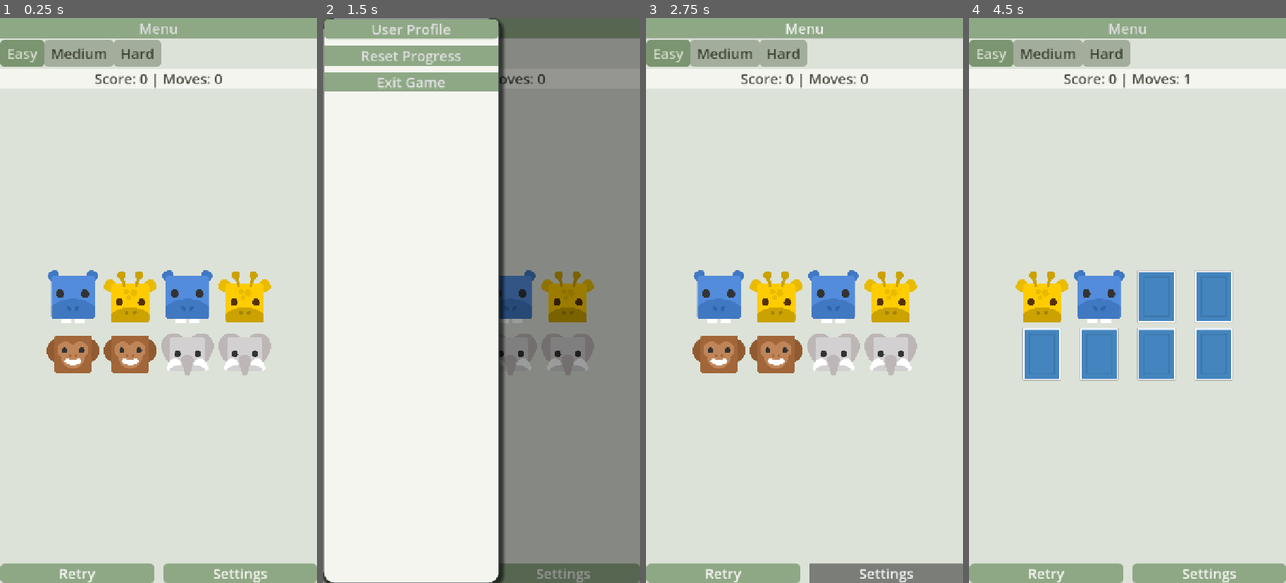
Above: before the commit, frames 1-4 (left to right).
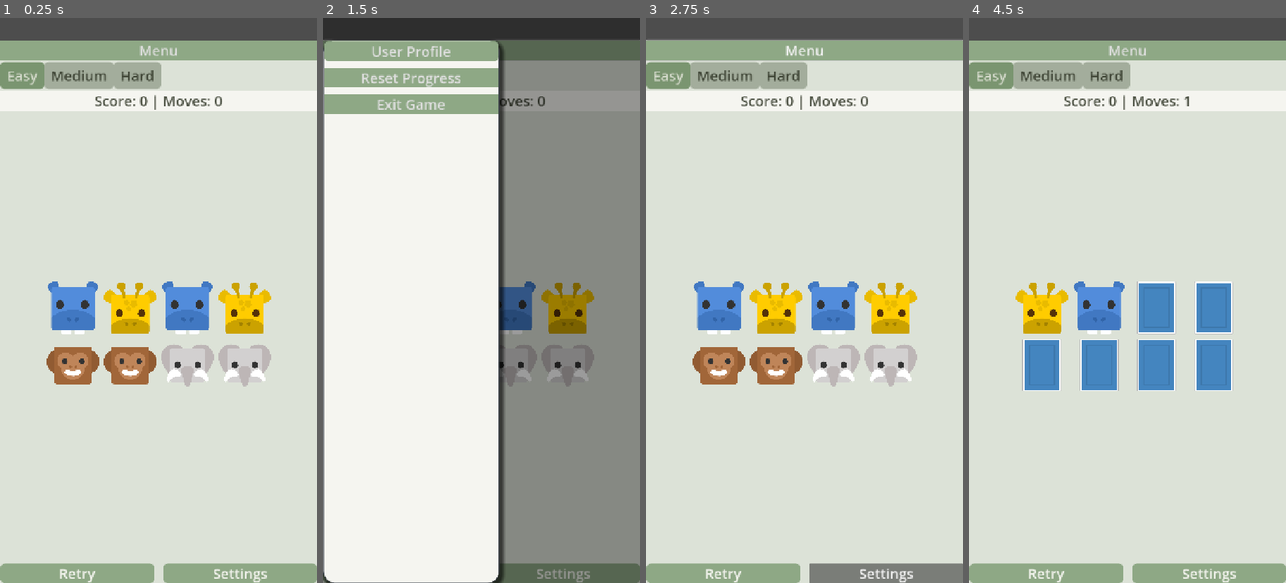
Above: after the commit, the same moments.

Repository: jasonmrcllino/animatch
Game: Godot game, scene res://main_game.tscn
Same seed, same stepped clock (60 frames per second), same inputs: the game is played once before the commit and once after it.
Inputs (mouse positions are in pixels of both pictures, inside the frame that each line leads up to):
- Up to frame 1 (0.25 s): no input
- Up to frame 2 (1.5 s): click "Menu" at 0.5 s; click "Retry" at 1.25 s
- Up to frame 3 (2.75 s): click "Settings" at 2 s
- Up to frame 4 (4.5 s): click "Retry" at 2.75 s; click (1041, 294) at 3.52 s; click (1098, 294) at 4.27 s

The runs differ from the first frame. In frame 1, 21% of the frame differs, in the area x 0-100%, y 0-66%; in frame 2, 12%; in frame 3, 21%; in frame 4, 18%.

Commit message:
gitignore update

Diff:
--- a/main_game.gd
+++ b/main_game.gd
@@ -11,6 +11,7 @@
 var pairs_found = 0
 var current_difficulty_pairs = 4
 var current_peek_time = 3.0
+var match_label: Label
 
 @onready var music_slider = $CanvasLayer/PopupLayer/VBoxContainer/MusicSlider
 @onready var sfx_slider = $CanvasLayer/PopupLayer/VBoxContainer/SfxSlider
@@ -19,18 +20,19 @@
 @onready var sfx_error = $SfxError
 @onready var music_player = $MusicPlayer
 @onready var sidebar = $CanvasLayer/Sidebar
-@onready var menu_button = $CanvasLayer/VBoxContainer/MenuButton
-@onready var tab_bar = $CanvasLayer/VBoxContainer/TabBar
-@onready var score_label = $CanvasLayer/VBoxContainer/ScoreLabel
-@onready var grid = $CanvasLayer/VBoxContainer/PanelContainer/CenterContainer/CardGrid
-@onready var btn_play = $CanvasLayer/VBoxContainer/HBoxContainer/Retry
-@onready var btn_settings = $CanvasLayer/VBoxContainer/HBoxContainer/Settings
+@onready var menu_button = $CanvasLayer/SafeWrapper/VBoxContainer/MenuButton
+@onready var tab_bar = $CanvasLayer/SafeWrapper/VBoxContainer/TabBar
+@onready var score_label = $CanvasLayer/SafeWrapper/VBoxContainer/ScoreLabel
+@onready var grid = $CanvasLayer/SafeWrapper/VBoxContainer/PanelContainer/CenterContainer/CardGrid
+@onready var btn_play = $CanvasLayer/SafeWrapper/VBoxContainer/HBoxContainer/Retry
+@onready var btn_settings = $CanvasLayer/SafeWrapper/VBoxContainer/HBoxContainer/Settings
 @onready var popup_layer = $CanvasLayer/PopupLayer
 @onready var popup_title = $CanvasLayer/PopupLayer/VBoxContainer/PopupTitle
 @onready var user_name_label = $CanvasLayer/PopupLayer/VBoxContainer/UserName
 @onready var overlay = $CanvasLayer/Overlay
 
 var card_scene = preload("res://card.tscn")
+
 
 var animal_images = [
 	"res://assets/elephant.png",
@@ -45,6 +47,20 @@
 	"res://assets/snake.png"
 ]
 
+# --- Tambahan Dictionary Nama Hewan ---
+var animal_names = {
+	0: "GAJAH",
+	1: "JERAPAH",
+	2: "KUDA NIL",
+	3: "MONYET",
+	4: "PANDA",
+	5: "BEO",
+	6: "PENGUIN",
+	7: "BABI",
+	8: "KELINCI",
+	9: "ULAR"
+}
+
 var flipped_cards = []
 
 # --- 2. FUNGSI UTAMA (READY) ---
@@ -169,6 +185,10 @@
 			score += 100
 			pairs_found += 1
 			score_label.text = "Score: " + str(score) + " | Moves: " + str(moves)
+
+			# --- TAMBAHAN: Munculin popup nama hewan ---
+			show_animal_match_popup(flipped_cards[0].card_id)
+
 			flipped_cards[0].disabled = true
 			flipped_cards[1].disabled = true
 			if pairs_found == total_pairs:
@@ -240,9 +260,9 @@
 	if type == "profile":
 		popup_title.set_text("USER PROFILE")
 		user_name_label.text = "1. Jason Marcellino Heldy (231011400197)\n" + \
-							   "2. Rashid Tegar Prihandoko (231011403391)\n" + \
-							   "3. Tata Astelia Cahyani (231011400206)\n\n" + \
-							   "Teknik Informatika - UNPAM"
+							"2. Rashid Tegar Prihandoko (231011403391)\n" + \
+							"3. Tata Astelia Cahyani (231011400206)\n\n" + \
+							"Teknik Informatika - UNPAM"
 
 	elif type == "settings":
 		popup_title.set_text("GAME SETTINGS")
@@ -253,9 +273,9 @@
 	elif type == "win":
 		popup_title.set_text("CONGRATULATIONS!")
 		user_name_label.text = "Ronde Selesai!\n\n" + \
-							   "Skor Lu: " + str(score) + "\n" + \
-							   "Rekor Tertinggi: " + str(high_score) + "\n" + \
-							   "Total Langkah: " + str(moves)
+							"Skor Lu: " + str(score) + "\n" + \
+							"Rekor Tertinggi: " + str(high_score) + "\n" + \
+							"Total Langkah: " + str(moves)
 
 	# Animasi muncul
 	popup_layer.scale = Vector2(0.5, 0.5)
@@ -286,3 +306,26 @@
 	if event is InputEventMouseButton and event.pressed and event.button_index == MOUSE_BUTTON_LEFT:
 		if sidebar_open:
 			_toggle_sidebar() # Tutup sidebarnya
+
+func show_animal_match_popup(id):
+	# Kita pake PopupTitle buat nampilin "MATCH!"
+	# dan User_Name_Label buat nampilin nama hewannya
+	popup_title.set_text("MATCH!")
+	user_name_label.text = "\nItu adalah:\n[ " + animal_names.get(id, "Hewan") + " ]"
+
+	# Sembunyiin slider volume kalo lagi nampil ini
+	music_slider.hide()
+	sfx_slider.hide()
+
+	popup_layer.show()
+	popup_layer.mouse_filter = Control.MOUSE_FILTER_IGNORE # Biar gak ganggu klik kartu selanjutnya
+
+	# Animasi muncul bentar terus ilang sendiri (1 detik)
+	popup_layer.scale = Vector2(0.5, 0.5)
+	var tween = create_tween()
+	tween.tween_property(popup_layer, "scale", Vector2(1.1, 1.1), 0.2).set_trans(Tween.TRANS_BACK)
+
+	await get_tree().create_timer(1.0).timeout
+
+	if popup_title.text == "MATCH!": # Biar gak nutup popup Profile/Settings kalo gak sengaja buka
+		popup_layer.hide()
--- a/main_game.tscn
+++ b/main_game.tscn
@@ -143,28 +143,32 @@
 [node name="CanvasLayer" type="CanvasLayer" parent="."]
 
 [node name="ColorRect" type="ColorRect" parent="CanvasLayer"]
+offset_top = 50.0
+offset_right = 720.0
+offset_bottom = 1280.0
+grow_horizontal = 2
+grow_vertical = 2
+color = Color(0.862745, 0.886275, 0.843137, 1)
+
+[node name="SafeWrapper" type="MarginContainer" parent="CanvasLayer"]
 anchors_preset = 15
 anchor_right = 1.0
 anchor_bottom = 1.0
 grow_horizontal = 2
 grow_vertical = 2
-color = Color(0.862745, 0.886275, 0.843137, 1)
-
-[node name="VBoxContainer" type="VBoxContainer" parent="CanvasLayer"]
+theme_override_constants/margin_top = 50
+
+[node name="VBoxContainer" type="VBoxContainer" parent="CanvasLayer/SafeWrapper"]
 self_modulate = Color(0.862745, 0.886275, 0.843137, 1)
-anchors_preset = 15
-anchor_right = 1.0
-anchor_bottom = 1.0
-grow_horizontal = 2
-grow_vertical = 2
-
-[node name="MenuButton" type="Button" parent="CanvasLayer/VBoxContainer"]
+layout_mode = 2
+
+[node name="MenuButton" type="Button" parent="CanvasLayer/SafeWrapper/VBoxContainer"]
 layout_mode = 2
 theme_override_font_sizes/font_size = 32
 theme_override_styles/normal = SubResource("StyleBoxFlat_jgkyn")
 text = "Menu"
 
-[node name="TabBar" type="TabBar" parent="CanvasLayer/VBoxContainer"]
+[node name="TabBar" type="TabBar" parent="CanvasLayer/SafeWrapper/VBoxContainer"]
 self_modulate = Color(0.862745, 0.886275, 0.843137, 1)
 layout_mode = 2
 size_flags_vertical = 0
@@ -174,7 +178,7 @@
 theme_override_styles/tab_unselected = SubResource("StyleBoxFlat_2pltu")
 theme_override_styles/tab_selected = SubResource("StyleBoxFlat_qpaub")
 
-[node name="ScoreLabel" type="Label" parent="CanvasLayer/VBoxContainer"]
+[node name="ScoreLabel" type="Label" parent="CanvasLayer/SafeWrapper/VBoxContainer"]
 layout_mode = 2
 size_flags_vertical = 0
 theme_override_colors/font_color = Color(0.290196, 0.309804, 0.254902, 1)
@@ -183,26 +187,26 @@
 text = "Score : 0"
 horizontal_alignment = 1
 
-[node name="PanelContainer" type="PanelContainer" parent="CanvasLayer/VBoxContainer"]
+[node name="PanelContainer" type="PanelContainer" parent="CanvasLayer/SafeWrapper/VBoxContainer"]
 layout_mode = 2
 size_flags_vertical = 3
 theme_override_styles/panel = SubResource("StyleBoxEmpty_2pltu")
 
-[node name="CenterContainer" type="CenterContainer" parent="CanvasLayer/VBoxContainer/PanelContainer"]
-layout_mode = 2
-
-[node name="CardGrid" type="GridContainer" parent="CanvasLayer/VBoxContainer/PanelContainer/CenterContainer"]
+[node name="CenterContainer" type="CenterContainer" parent="CanvasLayer/SafeWrapper/VBoxContainer/PanelContainer"]
+layout_mode = 2
+
+[node name="CardGrid" type="GridContainer" parent="CanvasLayer/SafeWrapper/VBoxContainer/PanelContainer/CenterContainer"]
 layout_mode = 2
 theme_override_constants/h_separation = 10
 theme_override_constants/v_separation = 10
 columns = 4
 
-[node name="HBoxContainer" type="HBoxContainer" parent="CanvasLayer/VBoxContainer"]
+[node name="HBoxContainer" type="HBoxContainer" parent="CanvasLayer/SafeWrapper/VBoxContainer"]
 layout_mode = 2
 theme_override_constants/separation = 20
 alignment = 1
 
-[node name="Retry" type="Button" parent="CanvasLayer/VBoxContainer/HBoxContainer"]
+[node name="Retry" type="Button" parent="CanvasLayer/SafeWrapper/VBoxContainer/HBoxContainer"]
 layout_mode = 2
 size_flags_horizontal = 3
 theme_override_colors/font_color = Color(0.960784, 0.960784, 0.941176, 1)
@@ -211,7 +215,7 @@
 theme_override_styles/normal = SubResource("StyleBoxFlat_borgi")
 text = "Retry"
 
-[node name="Settings" type="Button" parent="CanvasLayer/VBoxContainer/HBoxContainer"]
+[node name="Settings" type="Button" parent="CanvasLayer/SafeWrapper/VBoxContainer/HBoxContainer"]
 layout_mode = 2
 size_flags_horizontal = 3
 theme_override_colors/font_color = Color(0.960784, 0.960784, 0.941176, 1)
@@ -230,10 +234,11 @@
 color = Color(0, 0, 0, 0.392157)
 
 [node name="Sidebar" type="PanelContainer" parent="CanvasLayer"]
-custom_minimum_size = Vector2(400, 0)
+custom_minimum_size = Vector2(280, 0)
 anchors_preset = 9
 anchor_bottom = 1.0
 offset_left = -450.0
+offset_top = 50.0
 offset_right = -50.0
 grow_vertical = 2
 theme_override_styles/panel = SubResource("StyleBoxFlat_1oj5k")
@@ -271,10 +276,10 @@
 anchor_top = 0.5
 anchor_right = 0.5
 anchor_bottom = 0.5
-offset_left = -20.0
-offset_top = -20.0
-offset_right = 20.0
-offset_bottom = 20.0
+offset_left = -250.0
+offset_top = -350.0
+offset_right = 250.0
+offset_bottom = 350.0
 grow_horizontal = 2
 grow_vertical = 2
 mouse_filter = 2
@@ -335,6 +340,30 @@
 theme_override_styles/normal = SubResource("StyleBoxFlat_vn0ol")
 text = "Close"
 
+[node name="MatchNotifications" type="Control" parent="CanvasLayer"]
+layout_mode = 3
+anchors_preset = 10
+anchor_right = 1.0
+offset_top = 150.0
+offset_bottom = 210.0
+grow_horizontal = 2
+
+[node name="AnimalNameLabel" type="Label" parent="CanvasLayer/MatchNotifications"]
+layout_mode = 1
+anchors_preset = 8
+anchor_left = 0.5
+anchor_top = 0.5
+anchor_right = 0.5
+anchor_bottom = 0.5
+offset_left = -0.5
+offset_top = -17.0
+offset_right = 0.5
+offset_bottom = 17.0
+grow_horizontal = 2
+grow_vertical = 2
+theme_override_colors/font_color = Color(1, 1, 1, 1)
+theme_override_font_sizes/font_size = 32
+
 [node name="SfxFlip" type="AudioStreamPlayer" parent="."]
 stream = ExtResource("2_yx7mw")
 
Not shown, changed: .gitignore
